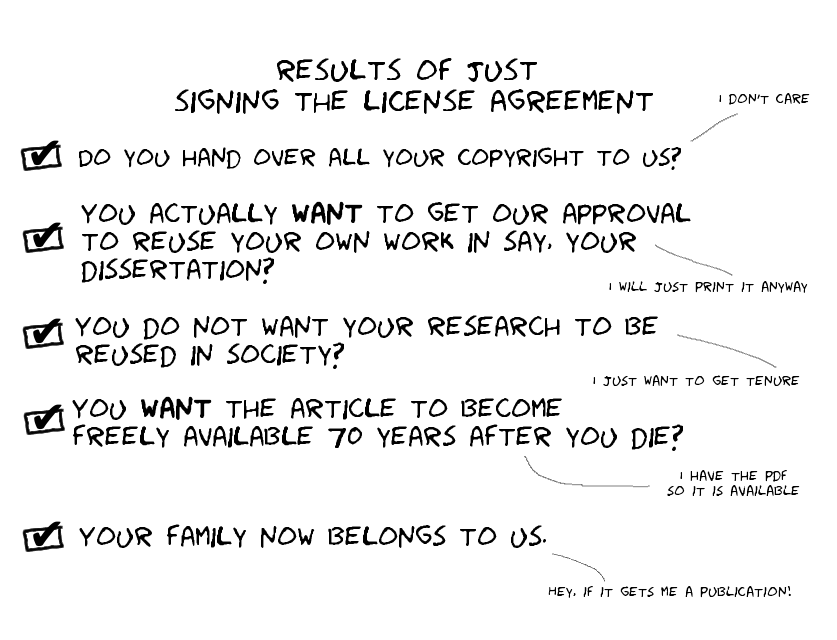
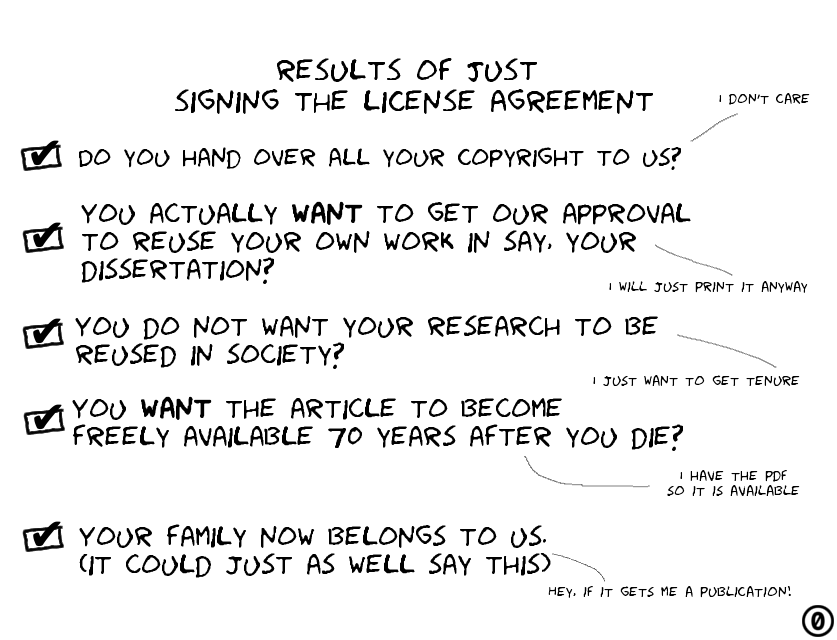
Before/after of a w=837, h=640 layered artwork. What changed in the layer stack:
added layer "Pasted Layer #1" above "mark+box copy #2" over bbox(802, 605, 834, 637)
renamed "Your family now belongs to us." to "Your family now belongs to us....", painted on it over bbox(79, 553, 551, 578)
